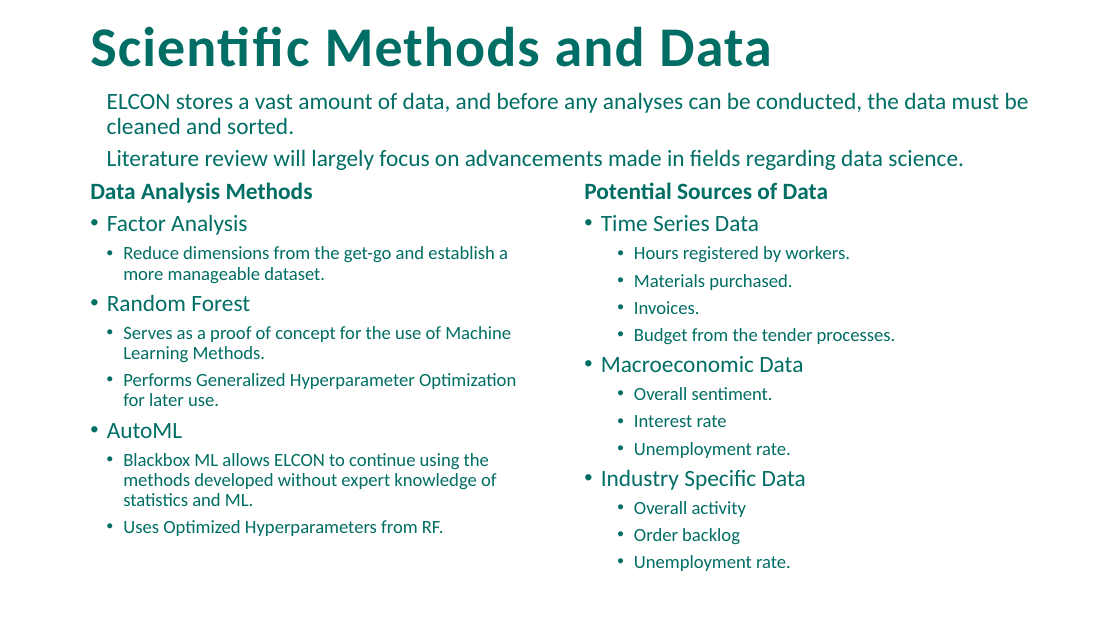
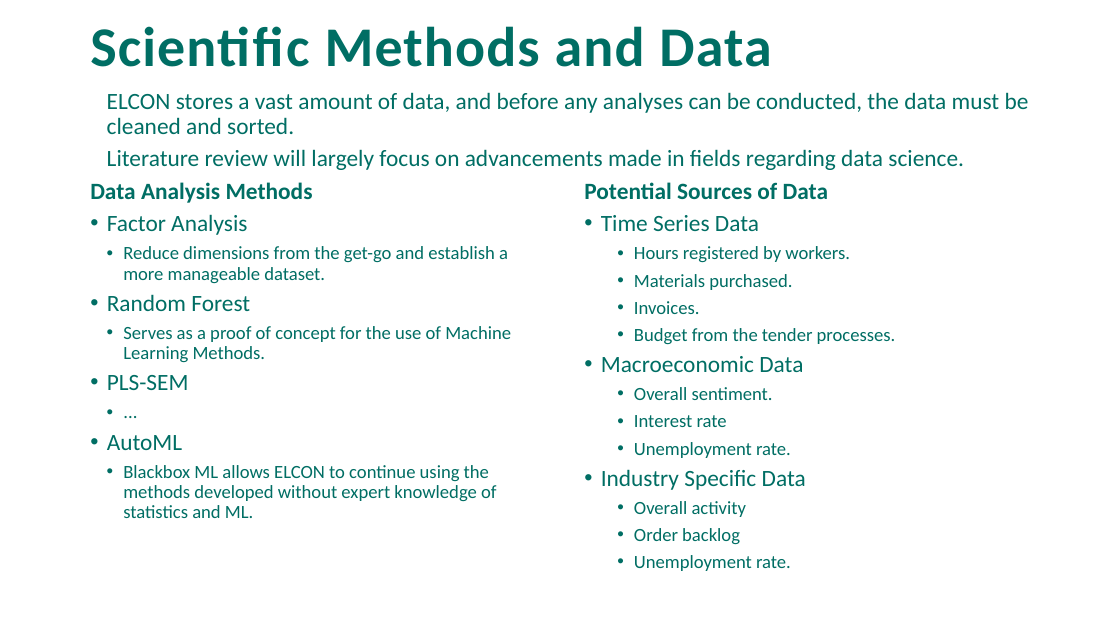
Before and after one commit to tobiasbrammer/4873-Project-based-Internship, a slide deck: slide 5 of Pitch/Praktik E23 - Statistisk Risikovurdering.pptx. Drawn at 1120x630 pixels with LibreOffice and Linux fonts; fonts in the diff are those of the drawing; background and template pictures are left out. Boxes give left, top, right and bottom in pixels: in the first picture for what was removed or moved away, otherwise in the second. Text is boxed around its words. In the diff, an @@ line names an element or a change of style, - is before the commit and + after.

```diff
--- a/Pitch/Praktik E23 - Statistisk Risikovurdering.pptx
+++ b/Pitch/Praktik E23 - Statistisk Risikovurdering.pptx
@@ text at (107,375,189,390): text changed; size 16 to 20 pt @@
-  • Performs Generalized Hyperparameter Optimization for later use.
+• PLS-SEM
+  • ...
@@ text at (123,520,444,536): paragraph removed @@
-  • Uses Optimized Hyperparameters from RF.
```
Also in this commit, not shown: 1 other file.
